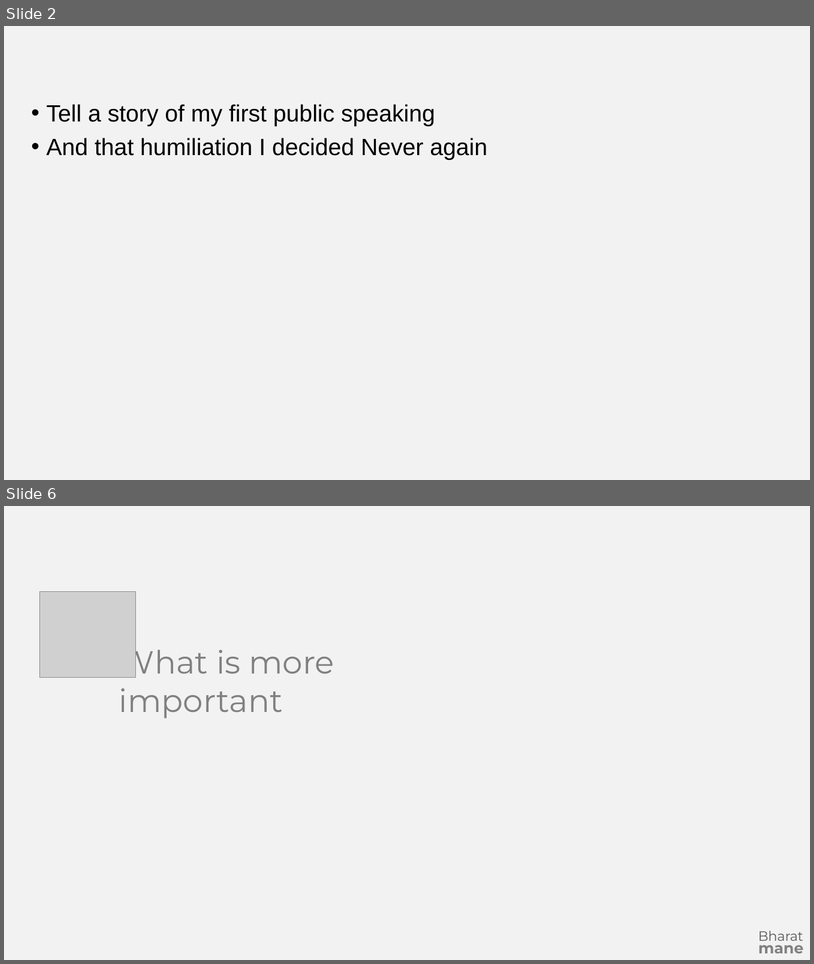
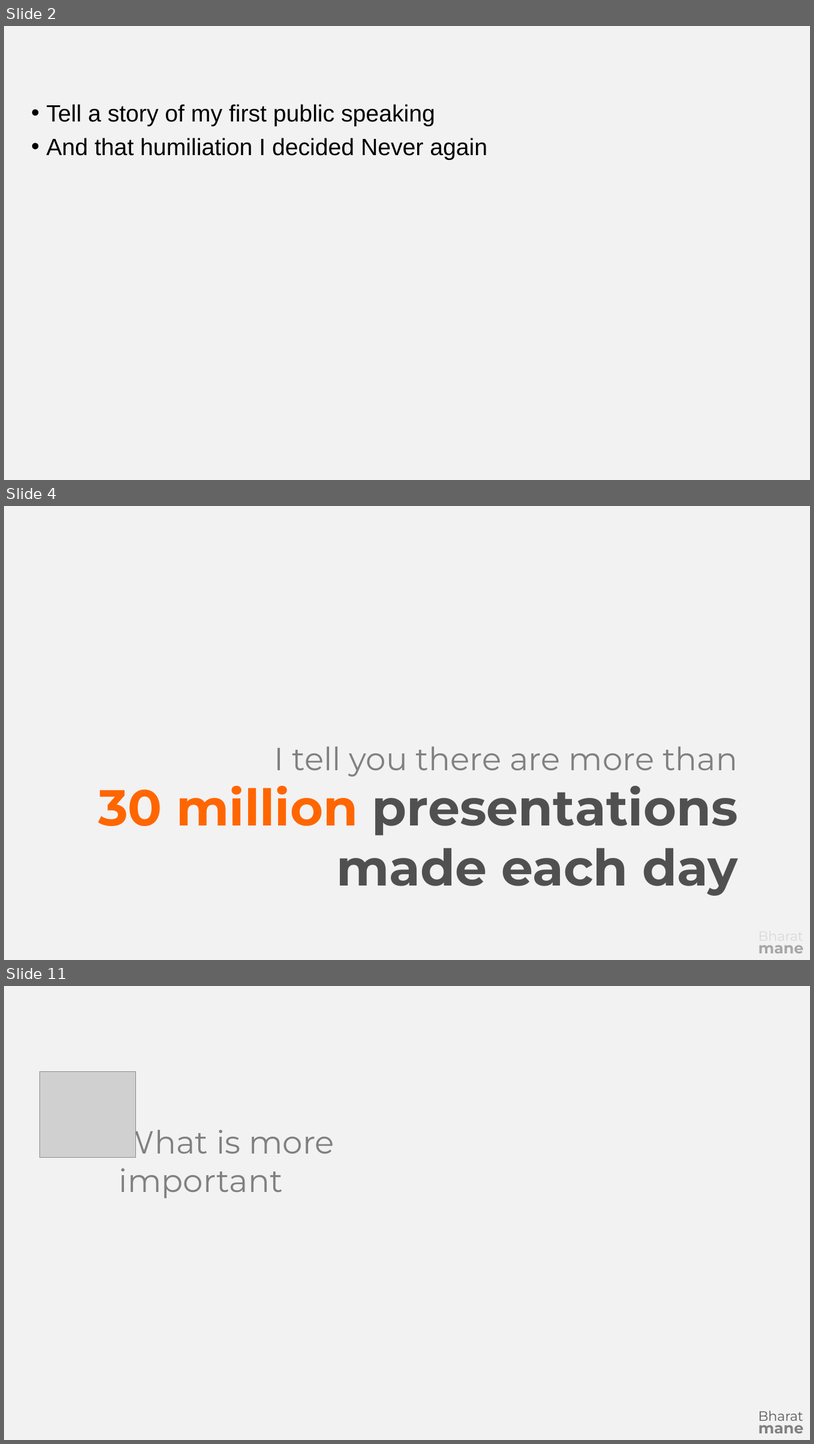
Before and after one commit to bharatmane/presentations, a slide deck: The Art of Presentation/The Art of Presentation.pptx. Shown one above the other, each under a label of ours: slides 2 and 6 before the commit, slides 2, 4 and 11 after it; the slides between them are not shown. The pictures are 814x964 and 814x1444 pixels, drawn with LibreOffice and Linux fonts; fonts in the diff are those of the drawing; grey boxes stand for pictures. Boxes give left, top, right and bottom in pixels: in the first picture for what was removed or moved away, otherwise in the second. Text is boxed around its words. In the diff, an @@ line names an element or a change of style, - is before the commit and + after.

```diff
--- a/The Art of Presentation/The Art of Presentation.pptx
+++ b/The Art of Presentation/The Art of Presentation.pptx
@@ slide 4 added at (x1=4, y1=506, x2=810, y2=960), background #F2F2F2 @@
@@ text added at (x1=274, y1=746, x2=738, y2=777), 38 pt, text #808080 @@
+I tell you there are more than
@@ text added at (x1=98, y1=776, x2=738, y2=895), 60 pt, text #505050, bold @@
+30 million presentations
+made each day
@@ text added at (x1=759, y1=945, x2=804, y2=953), 18 pt, text #A6A6A6, bold @@
+mane
@@ what was slide 6 is now slide 11 @@
```
Also in this commit, not shown: 7 slides changed, 6 other slides added.
